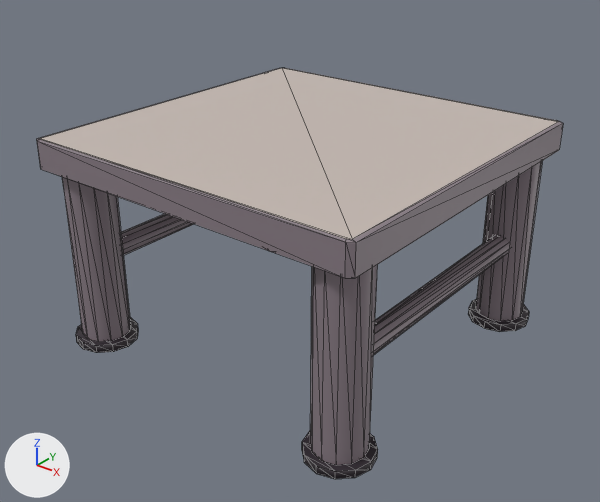
The glTF model www/models/lba2/layouts/GB_053_054_table_straight_var01.glb as it was, and as the next commit left it.
Both versions are drawn from a camera (50 mm lens) standing at (1.96, -2.5, 1.9) and looking at (0.02, -0.08, 0.41). Lighting does not change. The marker at lower left points along +X, +Y and +Z. Mesh edges are drawn as thin lines. Vertices at the same position are counted once.

Names of what the first picture shows: 'TableTop', 'Table_straight_legs', 'Table_straight_legs_between#'.
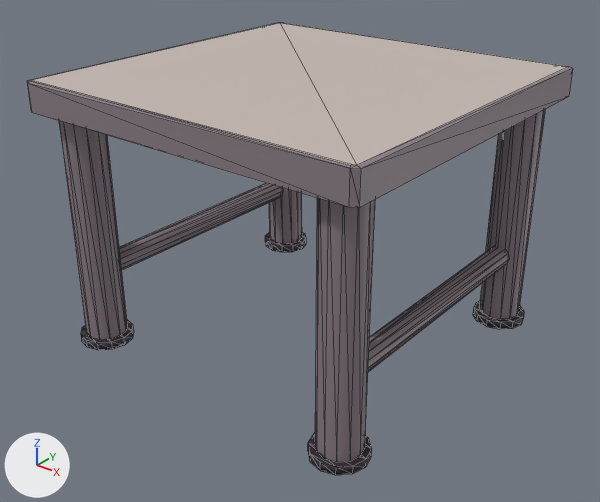
Pixel boxes [x1, y1, x2, y2] of what changed, in the pictures (600 x 502 px; the box of a moved part takes in the faces that stretch with it):
'TableTop', deleted
    before: [37, 68, 563, 278]
    faces in mat_gb_table_top (light grey #c7bbb4): [40, 68, 558, 239]
    faces in mat_gb_chair_grey (grey #8a7d86): [37, 68, 563, 278]
'TableTop.002', added
    after: [27, 23, 573, 208]
    faces in mat_gb_table_top (light grey #c7bbb4): [31, 23, 567, 165]
    faces in mat_gb_chair_grey (grey #8a7d86): [27, 23, 573, 208]
'Table_straight_legs', reshaped (15% taller)
    before: [62, 161, 542, 479]
    after: [59, 110, 545, 475]
'Table_straight_legs_between.001', added
    after: [119, 183, 509, 372]
'Table_straight_legs_between#', deleted
    before: [121, 214, 510, 355]
part 1 of me_cylinder_033, moved or reshaped
    before: [62, 177, 131, 342]
    after: [59, 121, 127, 340]
part 2 of me_cylinder_033, moved or reshaped
    before: [310, 264, 378, 465]
    after: [315, 198, 375, 462]
part 3 of me_cylinder_033, moved or reshaped (not visible before)
    after: [269, 187, 302, 244]
part 4 of me_cylinder_033, moved or reshaped
    before: [476, 161, 542, 321]
    after: [479, 110, 545, 319]
part 5 of me_cylinder_033, moved or reshaped
    before: [76, 317, 138, 353]
    after: [81, 319, 133, 350]
part 6 of me_cylinder_033, moved or reshaped
    before: [302, 430, 378, 479]
    after: [308, 433, 372, 475]
part 7 of me_cylinder_033, moved or reshaped (not visible before)
    after: [265, 232, 306, 252]
part 8 of me_cylinder_033, moved or reshaped
    before: [468, 299, 529, 332]
    after: [473, 301, 524, 329]

What changed in the scene script:
```text
Change me_cylinder_033:
    where me_cylinder_033.from_pydata(...)  # 192 vertices, 272 faces; spans x -0.75..0.75, y -0.74..0.74, z 0.0..0.78
    used by ob_table_straight_legs; location = (0.0, 0.0, 0.0)
    me_cylinder_033 part 1: the loose piece of 24 vertices spanning x -0.72..-0.52, y -0.71..-0.5, z 0.04..0.78 is scaled about its middle by (0.844, 0.844, 1.3), then moved by (0.0, 0.0, 0.11)
    me_cylinder_033 part 2: the loose piece of 24 vertices spanning x 0.52..0.72, y -0.71..-0.5, z 0.04..0.78 is scaled about its middle by (0.844, 0.844, 1.3), then moved by (0.0, 0.0, 0.11)
    me_cylinder_033 part 3: the loose piece of 24 vertices spanning x -0.72..-0.52, y 0.5..0.71, z 0.04..0.78 is scaled about its middle by (0.844, 0.844, 1.3), then moved by (0.0, 0.0, 0.11)
    me_cylinder_033 part 4: the loose piece of 24 vertices spanning x 0.52..0.72, y 0.5..0.71, z 0.04..0.78 is scaled about its middle by (0.844, 0.844, 1.3), then moved by (0.0, 0.0, 0.11)
    me_cylinder_033 part 5: the loose piece of 24 vertices spanning x -0.75..-0.49, y -0.74..-0.47, z 0.0..0.04 is scaled about its middle by (0.844, 0.844, 1)
    me_cylinder_033 part 6: the loose piece of 24 vertices spanning x 0.49..0.75, y -0.74..-0.47, z 0.0..0.04 is scaled about its middle by (0.844, 0.844, 1)
    me_cylinder_033 part 7: the loose piece of 24 vertices spanning x -0.75..-0.49, y 0.47..0.74, z 0.0..0.04 is scaled about its middle by (0.844, 0.844, 1)
    me_cylinder_033 part 8: the loose piece of 24 vertices spanning x 0.49..0.75, y 0.47..0.74, z 0.0..0.04 is scaled about its middle by (0.844, 0.844, 1)
Add me_cube_004:
    me_cube_004.from_pydata(...)  # 24 vertices, 44 faces; spans x -0.76..0.75, y -0.74..0.74, z 0.78..0.9
    # faces by material slot: [38, 6]
    me_cube_004.materials.append(mat_gb_chair_grey)  # grey #8a7d86
    me_cube_004.materials.append(mat_gb_table_top)  # light grey #c7bbb4
Add me_cylinder_019:
    me_cylinder_019.from_pydata(...)  # 48 vertices, 48 faces; spans x -0.67..0.67, y -0.537..0.537, z 0.285..0.379
    me_cylinder_019.materials.append(mat_gb_chair_grey)  # grey #8a7d86
Remove ob_table_straight_legs_between:
    ob_table_straight_legs_between = bpy.data.objects.new('Table_straight_legs_between#', me_cylinder_034)
    ob_table_straight_legs_between.location = (0.0, 0.0, 0.0)
Remove ob_tabletop:
    ob_tabletop = bpy.data.objects.new('TableTop', me_cube_003)
    ob_tabletop.location = (0.0, 0.0, 0.0)
Add ob_tabletop_002:
    ob_tabletop_002 = bpy.data.objects.new('TableTop.002', me_cube_004)
    ob_tabletop_002.location = (0.0, 0.0, 0.224)
Add ob_table_straight_legs_between_001:
    ob_table_straight_legs_between_001 = bpy.data.objects.new('Table_straight_legs_between.001', me_cylinder_019)
    ob_table_straight_legs_between_001.location = (0.0, 0.0, 0.0)
```
